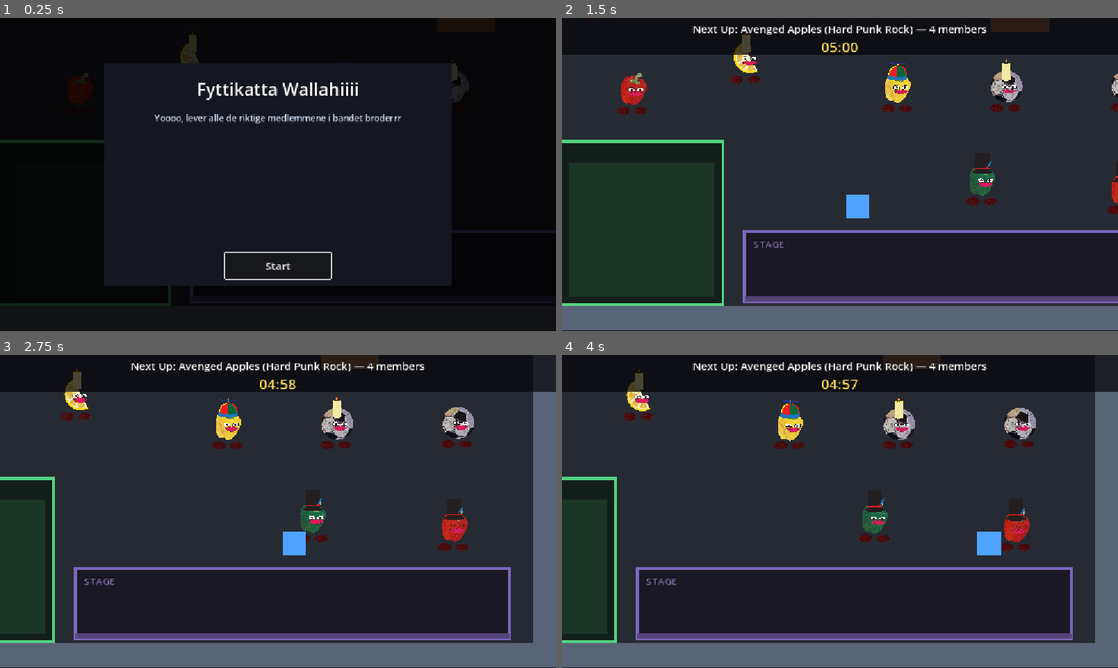
Above: before the commit, frames 1-4 (two rows, left to right).
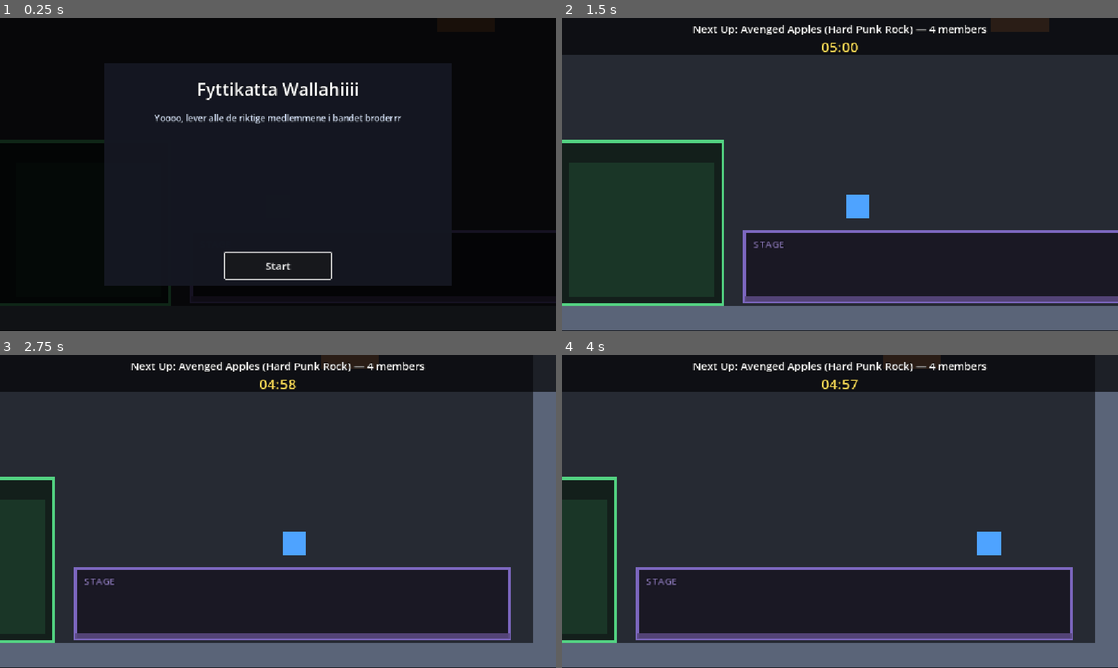
Above: after the commit, the same moments.

Repository: hexahigh/cool-game-project
Game: Godot game, scene res://scenes/main.tscn
Same seed, same stepped clock (60 frames per second), same inputs: the game is played once before the commit and once after it.
Inputs (mouse positions are in pixels of both pictures, inside the frame that each line leads up to):
- Up to frame 1 (0.25 s): no input
- Up to frame 2 (1.5 s): click "Start" at 0.5 s; tap Enter at 1.25 s; move the mouse to (962, 158) at 1.27 s; hold D (move_right) from 1.28 s (still down); click (962, 158) at 1.42 s
- Up to frame 3 (2.75 s): release D (move_right) at 2 s; drag from (166, 527) to (250, 574) at 2.02 s
- Up to frame 4 (4 s): move the mouse to (895, 442) at 2.77 s; hold D (move_right) 2.78-3.5 s; drag from (812, 574) to (673, 464) at 3.52 s

The runs differ from the first frame. In frame 1, 0.6% of the frame differs, in the area x 12-85%, y 3-28%; in frame 2, 2.4%; in frame 3, 2.7%; in frame 4, 2.7%, in the area x 11-86%, y 4-63%.

Commit message:
Add backflip

Diff:
--- a/entities/band_member.tscn
+++ b/entities/band_member.tscn
@@ -248,6 +248,286 @@
 "handle_modes": PackedInt32Array(0),
 "points": PackedFloat32Array(0, -0.25, 0, 0.25, 0),
 "times": PackedFloat32Array(0)
+}
+tracks/22/type = "bezier"
+tracks/22/imported = false
+tracks/22/enabled = true
+tracks/22/path = NodePath("body:scale:x")
+tracks/22/interp = 1
+tracks/22/loop_wrap = true
+tracks/22/keys = {
+"handle_modes": PackedInt32Array(0),
+"points": PackedFloat32Array(0.045, -0.25, 0, 0.25, 0),
+"times": PackedFloat32Array(0)
+}
+tracks/23/type = "bezier"
+tracks/23/imported = false
+tracks/23/enabled = true
+tracks/23/path = NodePath("body:scale:y")
+tracks/23/interp = 1
+tracks/23/loop_wrap = true
+tracks/23/keys = {
+"handle_modes": PackedInt32Array(0),
+"points": PackedFloat32Array(0.045, -0.25, 0, 0.25, 0),
+"times": PackedFloat32Array(0)
+}
+tracks/24/type = "bezier"
+tracks/24/imported = false
+tracks/24/enabled = true
+tracks/24/path = NodePath("body/accessory:scale:x")
+tracks/24/interp = 1
+tracks/24/loop_wrap = true
+tracks/24/keys = {
+"handle_modes": PackedInt32Array(0),
+"points": PackedFloat32Array(0.6302084, -0.25, 0, 0.25, 0),
+"times": PackedFloat32Array(0)
+}
+tracks/25/type = "bezier"
+tracks/25/imported = false
+tracks/25/enabled = true
+tracks/25/path = NodePath("body/accessory:scale:y")
+tracks/25/interp = 1
+tracks/25/loop_wrap = true
+tracks/25/keys = {
+"handle_modes": PackedInt32Array(0),
+"points": PackedFloat32Array(0.71701396, -0.25, 0, 0.25, 0),
+"times": PackedFloat32Array(0)
+}
+
+[sub_resource type="Animation" id="Animation_ne58e"]
+resource_name = "backflip"
+length = 3.0000000000000004
+loop_mode = 1
+tracks/0/type = "bezier"
+tracks/0/imported = false
+tracks/0/enabled = true
+tracks/0/path = NodePath(".:position:x")
+tracks/0/interp = 1
+tracks/0/loop_wrap = true
+tracks/0/keys = {
+"handle_modes": PackedInt32Array(0, 0, 0, 0, 0),
+"points": PackedFloat32Array(0, -0.25, 0, 0.25, 0, 0, -0.25, 0, 0.25, 0, 0, -0.095, 0, 0, 0, 0, -0.25, 0, 0.25, 0, 0, -0.25, 0, 0.25, 0),
+"times": PackedFloat32Array(0, 0.46666667, 0.73333335, 2.5333333, 3)
+}
+tracks/1/type = "bezier"
+tracks/1/imported = false
+tracks/1/enabled = true
+tracks/1/path = NodePath(".:position:y")
+tracks/1/interp = 1
+tracks/1/loop_wrap = true
+tracks/1/keys = {
+"handle_modes": PackedInt32Array(0, 0, 0, 0, 0),
+"points": PackedFloat32Array(0, -0.25, 0, 0.25, 0, 0, -0.25, 0, 0.25, 0, -16.76, -0.095, 2.7933333, 0, 0, 0, -0.25, 0, 0.25, 0, 0, -0.25, 0, 0.25, 0),
+"times": PackedFloat32Array(0, 0.46666667, 0.73333335, 2.5333333, 3)
+}
+tracks/2/type = "bezier"
+tracks/2/imported = false
+tracks/2/enabled = true
+tracks/2/path = NodePath("right_foot:position:x")
+tracks/2/interp = 1
+tracks/2/loop_wrap = true
+tracks/2/keys = {
+"handle_modes": PackedInt32Array(0, 0, 2, 0, 0, 0),
+"points": PackedFloat32Array(2.9999995, -0.25, 0, 0.25, 0, 2.9999995, -0.25, 0, 0.25, 0, 1.6643419, -0.036666673, 0.22260961, 0, 0, 1.6643419, -0.036666673, 0.22260961, 0, 0, 2.9999995, -0.25, 0, 0.25, 0, 2.9999995, -0.25, 0, 0.25, 0),
+"times": PackedFloat32Array(0, 0.6, 0.97, 1.6933334, 2.6666665, 3)
+}
+tracks/3/type = "bezier"
+tracks/3/imported = false
+tracks/3/enabled = true
+tracks/3/path = NodePath("right_foot:position:y")
+tracks/3/interp = 1
+tracks/3/loop_wrap = true
+tracks/3/keys = {
+"handle_modes": PackedInt32Array(0, 0, 2, 0, 0, 0),
+"points": PackedFloat32Array(-3.0000002, -0.25, 0, 0.25, 0, -3.0000002, -0.25, 0, 0.25, 0, -20.850712, -0.036666673, 2.9751186, 0, 0, -20.850712, -0.036666673, 2.9751186, 0, 0, -3.0000002, -0.25, 0, 0.25, 0, -3.0000002, -0.25, 0, 0.25, 0),
+"times": PackedFloat32Array(0, 0.6, 0.97, 1.6933334, 2.6666665, 3)
+}
+tracks/4/type = "bezier"
+tracks/4/imported = false
+tracks/4/enabled = true
+tracks/4/path = NodePath("body:position:x")
+tracks/4/interp = 1
+tracks/4/loop_wrap = true
+tracks/4/keys = {
+"handle_modes": PackedInt32Array(0, 0, 2, 0, 0, 0),
+"points": PackedFloat32Array(-8.000001, -0.25, 0, 0.25, 0, -7.999999, -0.10000001, -3.1789145e-07, 0, 0, -8, -0.09888889, 1.5894572e-07, 0, 0, -8, -0.09888889, 1.5894572e-07, 0, 0, -7.999999, -0.10000001, -3.1789145e-07, 0, 0, -8.000001, -0.25, 0, 0.25, 0),
+"times": PackedFloat32Array(0, 0.36666667, 0.96, 2.05, 2.4333332, 3)
+}
+tracks/5/type = "bezier"
+tracks/5/imported = false
+tracks/5/enabled = true
+tracks/5/path = NodePath("body:position:y")
+tracks/5/interp = 1
+tracks/5/loop_wrap = true
+tracks/5/keys = {
+"handle_modes": PackedInt32Array(0, 0, 2, 0, 0, 0),
+"points": PackedFloat32Array(-13.999996, -0.25, 0, 0.25, 0, -3.999999, -0.10000001, -1.6666662, 0, 0, -23.485, -0.09888889, 3.2475002, 0, 0, -23.485, -0.09888889, 3.2475002, 0, 0, -3.999999, -0.10000001, -1.6666662, 0, 0, -13.999996, -0.25, 0, 0.25, 0),
+"times": PackedFloat32Array(0, 0.36666667, 0.96, 2.05, 2.4333332, 3)
+}
+tracks/6/type = "bezier"
+tracks/6/imported = false
+tracks/6/enabled = true
+tracks/6/path = NodePath("body:rotation")
+tracks/6/interp = 1
+tracks/6/loop_wrap = true
+tracks/6/keys = {
+"handle_modes": PackedInt32Array(0, 0, 0, 0, 0),
+"points": PackedFloat32Array(0, -0.25, 0, 0.25, 0, 0.18151425, -0.065, -0.030252375, 0, 0, 0.18151425, -0.065, -0.030252375, 0, 0, 0, -0.065, -0.030252375, 0, 0, 0, -0.25, 0, 0.25, 0),
+"times": PackedFloat32Array(0, 0.39, 1.6333333, 2.2, 3)
+}
+tracks/7/type = "bezier"
+tracks/7/imported = false
+tracks/7/enabled = true
+tracks/7/path = NodePath("left_foot:position:x")
+tracks/7/interp = 1
+tracks/7/loop_wrap = true
+tracks/7/keys = {
+"handle_modes": PackedInt32Array(0, 0, 0, 0, 0, 0),
+"points": PackedFloat32Array(-6.9999995, -0.25, 0, 0.25, 0, -6.9999995, -0.25, 0, 0.25, 0, 3.0369773, -0.039444447, -1.6728295, 0, 0, 3.0369773, -0.039444447, -1.6728295, 0, 0, -6.9999995, -0.25, 0, 0.25, 0, -6.9999995, -0.25, 0, 0.25, 0),
+"times": PackedFloat32Array(0, 0.56666666, 1, 1.6933334, 2.6333332, 3)
+}
+tracks/8/type = "bezier"
+tracks/8/imported = false
+tracks/8/enabled = true
+tracks/8/path = NodePath("left_foot:position:y")
+tracks/8/interp = 1
+tracks/8/loop_wrap = true
+tracks/8/keys = {
+"handle_modes": PackedInt32Array(0, 0, 0, 0, 0, 0),
+"points": PackedFloat32Array(-2, -0.25, 0, 0.25, 0, -2, -0.25, 0, 0.25, 0, -20.510313, -0.039444447, 3.0850523, 0, 0, -20.510313, -0.039444447, 3.0850523, 0, 0, -2, -0.25, 0, 0.25, 0, -2, -0.25, 0, 0.25, 0),
+"times": PackedFloat32Array(0, 0.56666666, 1, 1.6933334, 2.6333332, 3)
+}
+tracks/9/type = "bezier"
+tracks/9/imported = false
+tracks/9/enabled = true
+tracks/9/path = NodePath(".:rotation")
+tracks/9/interp = 1
+tracks/9/loop_wrap = true
+tracks/9/keys = {
+"handle_modes": PackedInt32Array(0, 0, 0, 0, 0, 2, 2, 0),
+"points": PackedFloat32Array(6.2831855, -0.25, 0, 0.25, 0, 6.2831855, -0.25, 0, 0.25, 0, 6.2831855, -0.09, 0, 0, 0, 6.2831855, -0.09, 0, 0, 0, -0.18151425, -0.25166667, 1.0774499, 0, 0, 0, -0.1077778, -0.013338549, 0.13666666, 0.016913826, 0, -0.044999998, 0, 0.09166666, 0, 0, -0.044999998, 0, 0.09166666, 0),
+"times": PackedFloat32Array(0, 0.46666667, 0.7733334, 0.96666664, 1.5333333, 2.18, 2.45, 3)
+}
+tracks/10/type = "bezier"
+tracks/10/imported = false
+tracks/10/enabled = true
+tracks/10/path = NodePath(".:scale:x")
+tracks/10/interp = 1
+tracks/10/loop_wrap = true
+tracks/10/keys = {
+"handle_modes": PackedInt32Array(0, 0, 0, 0, 0),
+"points": PackedFloat32Array(1, -0.25, 0, 0.25, 0, 1, -0.105000004, 0, 0, 0, 1, -0.098333344, 0, 0, 0, 1, -0.105000004, 0, 0, 0, 1, -0.25, 0, 0.25, 0),
+"times": PackedFloat32Array(0, 0.39666665, 0.9, 2.4633331, 3)
+}
+tracks/11/type = "bezier"
+tracks/11/imported = false
+tracks/11/enabled = true
+tracks/11/path = NodePath(".:scale:y")
+tracks/11/interp = 1
+tracks/11/loop_wrap = true
+tracks/11/keys = {
+"handle_modes": PackedInt32Array(0, 0, 0, 0, 0),
+"points": PackedFloat32Array(1, -0.25, 0, 0.25, 0, 0.8, -0.105000004, 0.03333333, 0, 0, 1, -0.098333344, -0.03333333, 0, 0, 0.8, -0.105000004, 0.03333333, 0, 0, 1, -0.25, 0, 0.25, 0),
+"times": PackedFloat32Array(0, 0.39666665, 0.9, 2.4633331, 3)
+}
+tracks/12/type = "bezier"
+tracks/12/imported = false
+tracks/12/enabled = true
+tracks/12/path = NodePath("body:scale:x")
+tracks/12/interp = 1
+tracks/12/loop_wrap = true
+tracks/12/keys = {
+"handle_modes": PackedInt32Array(0, 0),
+"points": PackedFloat32Array(0.045, -0.25, 0, 0.25, 0, 0.045, -0.25, 0, 0.25, 0),
+"times": PackedFloat32Array(0, 3)
+}
+tracks/13/type = "bezier"
+tracks/13/imported = false
+tracks/13/enabled = true
+tracks/13/path = NodePath("body:scale:y")
+tracks/13/interp = 1
+tracks/13/loop_wrap = true
+tracks/13/keys = {
+"handle_modes": PackedInt32Array(0, 0),
+"points": PackedFloat32Array(0.045, -0.25, 0, 0.25, 0, 0.045, -0.25, 0, 0.25, 0),
+"times": PackedFloat32Array(0, 3)
+}
+tracks/14/type = "bezier"
+tracks/14/imported = false
+tracks/14/enabled = true
+tracks/14/path = NodePath("body/accessory:position:x")
+tracks/14/interp = 1
+tracks/14/loop_wrap = true
+tracks/14/keys = {
+"handle_modes": PackedInt32Array(0, 0, 0, 0, 0, 0),
+"points": PackedFloat32Array(155.55554, -0.25, 0, 0.25, 0, 155.55554, -0.25, 0, 0.25, 0, 202.15807, -0.085, -7.767088, 0, 0, 202.15807, -0.085, -7.767088, 0, 0, 155.55554, -0.25, 0, 0.25, 0, 155.55554, -0.25, 0, 0.25, 0),
+"times": PackedFloat32Array(0, 0.3, 1.4333333, 1.9, 2.6666667, 3)
+}
+tracks/15/type = "bezier"
+tracks/15/imported = false
+tracks/15/enabled = true
+tracks/15/path = NodePath("body/accessory:position:y")
+tracks/15/interp = 1
+tracks/15/loop_wrap = true
+tracks/15/keys = {
+"handle_modes": PackedInt32Array(0, 0, 0, 0, 0, 0),
+"points": PackedFloat32Array(-600, -0.25, 0, 0.25, 0, -600, -0.25, 0, 0.25, 0, -503.02673, -0.085, -16.16221, 0, 0, -503.02673, -0.085, -16.16221, 0, 0, -600, -0.25, 0, 0.25, 0, -600, -0.25, 0, 0.25, 0),
+"times": PackedFloat32Array(0, 0.3, 1.4333333, 1.9, 2.6666667, 3)
+}
+tracks/16/type = "bezier"
+tracks/16/imported = false
+tracks/16/enabled = true
+tracks/16/path = NodePath("body/accessory:rotation")
+tracks/16/interp = 1
+tracks/16/loop_wrap = true
+tracks/16/keys = {
+"handle_modes": PackedInt32Array(0, 0, 0, 0, 0, 0),
+"points": PackedFloat32Array(0, -0.25, 0, 0.25, 0, 0, -0.25, 0, 0.25, 0, 0.60634094, -0.085, -0.10105682, 0, 0, 0.60634094, -0.085, -0.10105682, 0, 0, 0, -0.25, 0, 0.25, 0, 0, -0.25, 0, 0.25, 0),
+"times": PackedFloat32Array(0, 0.3, 1.4333333, 1.9, 2.6666667, 3)
+}
+tracks/17/type = "bezier"
+tracks/17/imported = false
+tracks/17/enabled = true
+tracks/17/path = NodePath("body/accessory:scale:x")
+tracks/17/interp = 1
+tracks/17/loop_wrap = true
+tracks/17/keys = {
+"handle_modes": PackedInt32Array(0, 0),
+"points": PackedFloat32Array(0.6302084, -0.25, 0, 0.25, 0, 0.6302084, -0.25, 0, 0.25, 0),
+"times": PackedFloat32Array(0, 3)
+}
+tracks/18/type = "bezier"
+tracks/18/imported = false
+tracks/18/enabled = true
+tracks/18/path = NodePath("body/accessory:scale:y")
+tracks/18/interp = 1
+tracks/18/loop_wrap = true
+tracks/18/keys = {
+"handle_modes": PackedInt32Array(0, 0),
+"points": PackedFloat32Array(0.71701396, -0.25, 0, 0.25, 0, 0.71701396, -0.25, 0, 0.25, 0),
+"times": PackedFloat32Array(0, 3)
+}
+tracks/19/type = "bezier"
+tracks/19/imported = false
+tracks/19/enabled = true
+tracks/19/path = NodePath("body/eyes:scale:x")
+tracks/19/interp = 1
+tracks/19/loop_wrap = true
+tracks/19/keys = {
+"handle_modes": PackedInt32Array(0, 0, 2, 0, 2, 0),
+"points": PackedFloat32Array(1, -0.25, 0, 0.25, 0, 1, -0.25, 0, 0.25, 0, 1, -0.075, 0, 0.28611112, 0, 1, -0.25, 0, 0.25, 0, 1, -0.07722221, 0, 0.11166668, 0, 1, -0.25, 0, 0.25, 0),
+"times": PackedFloat32Array(0, 0.3, 0.75, 1.8666667, 2.33, 3)
+}
+tracks/20/type = "bezier"
+tracks/20/imported = false
+tracks/20/enabled = true
+tracks/20/path = NodePath("body/eyes:scale:y")
+tracks/20/interp = 1
+tracks/20/loop_wrap = true
+tracks/20/keys = {
+"handle_modes": PackedInt32Array(0, 0, 2, 0, 2, 0),
+"points": PackedFloat32Array(1, -0.25, 0, 0.25, 0, 1, -0.25, 0, 0.25, 0, 0.2, -0.075, 0, 0.28611112, 0, 1, -0.25, 0, 0.25, 0, 2.02, -0.07722221, 0, 0.11166668, 0, 1, -0.25, 0, 0.25, 0),
+"times": PackedFloat32Array(0, 0.3, 0.75, 1.8666667, 2.33, 3)
 }
 
 [sub_resource type="Animation" id="Animation_gw1md"]
@@ -495,6 +775,230 @@
 "handle_modes": PackedInt32Array(0, 2, 0),
 "points": PackedFloat32Array(1, -0.25, 0, 0.25, 0, 0.9, -0.12222223, 0, 0.12777779, 0, 1, -0.23888889, 0.16666667, 0, 0),
 "times": PackedFloat32Array(0, 0.73333335, 1.5)
+}
+
+[sub_resource type="Animation" id="Animation_fo42f"]
+resource_name = "dancing_2"
+length = 3.0000000000000004
+tracks/0/type = "bezier"
+tracks/0/imported = false
+tracks/0/enabled = true
+tracks/0/path = NodePath(".:position:x")
+tracks/0/interp = 1
+tracks/0/loop_wrap = true
+tracks/0/keys = {
+"handle_modes": PackedInt32Array(0, 0),
+"points": PackedFloat32Array(0, -0.25, 0, 0.25, 0, 0, -0.25, 0, 0.25, 0),
+"times": PackedFloat32Array(0, 1.2666667)
+}
+tracks/1/type = "bezier"
+tracks/1/imported = false
+tracks/1/enabled = true
+tracks/1/path = NodePath(".:position:y")
+tracks/1/interp = 1
+tracks/1/loop_wrap = true
+tracks/1/keys = {
+"handle_modes": PackedInt32Array(0, 0),
+"points": PackedFloat32Array(0, -0.25, 0, 0.25, 0, 0, -0.25, 0, 0.25, 0),
+"times": PackedFloat32Array(0, 1.2666667)
+}
+tracks/2/type = "bezier"
+tracks/2/imported = false
+tracks/2/enabled = true
+tracks/2/path = NodePath(".:rotation")
+tracks/2/interp = 1
+tracks/2/loop_wrap = true
+tracks/2/keys = {
+"handle_modes": PackedInt32Array(0, 0),
+"points": PackedFloat32Array(0, -0.25, 0, 0.25, 0, 0, -0.25, 0, 0.25, 0),
+"times": PackedFloat32Array(0, 1.2666667)
+}
+tracks/3/type = "bezier"
+tracks/3/imported = false
+tracks/3/enabled = true
+tracks/3/path = NodePath("right_foot:position:x")
+tracks/3/interp = 1
+tracks/3/loop_wrap = true
+tracks/3/keys = {
+"handle_modes": PackedInt32Array(0, 0, 0, 0),
+"points": PackedFloat32Array(2.9999995, -0.25, 0, 0.25, 0, 2.9999995, -0.25, 0, 0.25, 0, 12, -0.072189316, -1.5, 0, 0, 2.9999995, -0.25, 0, 0.25, 0),
+"times": PackedFloat32Array(0, 1.2666667, 1.6998025, 2.7666667)
+}
+tracks/4/type = "bezier"
+tracks/4/imported = false
+tracks/4/enabled = true
+tracks/4/path = NodePath("right_foot:position:y")
+tracks/4/interp = 1
+tracks/4/loop_wrap = true
+tracks/4/keys = {
+"handle_modes": PackedInt32Array(0, 0, 0, 0),
+"points": PackedFloat32Array(-3.0000002, -0.25, 0, 0.25, 0, -3.0000002, -0.25, 0, 0.25, 0, -4, -0.072189316, 0.16666663, 0, 0, -3.0000002, -0.25, 0, 0.25, 0),
+"times": PackedFloat32Array(0, 1.2666667, 1.6998025, 2.7666667)
+}
+tracks/5/type = "bezier"
+tracks/5/imported = false
+tracks/5/enabled = true
+tracks/5/path = NodePath("right_foot:rotation")
+tracks/5/interp = 1
+tracks/5/loop_wrap = true
+tracks/5/keys = {
+"handle_modes": PackedInt32Array(0, 0, 0),
+"points": PackedFloat32Array(0, -0.25, 0, 0.25, 0, 0, -0.25, 0, 0.25, 0, 0, -0.25, 0, 0.25, 0),
+"times": PackedFloat32Array(0, 1.2666667, 2.7666667)
+}
+tracks/6/type = "bezier"
+tracks/6/imported = false
+tracks/6/enabled = true
+tracks/6/path = NodePath("body:position:x")
+tracks/6/interp = 1
+tracks/6/loop_wrap = true
+tracks/6/keys = {
+"handle_modes": PackedInt32Array(0, 0, 0, 0),
+"points": PackedFloat32Array(-8.000001, -0.25, 0, 0.25, 0, -8.000001, -0.25, 0, 0.25, 0, -7.999999, -0.071172565, -3.1789145e-07, 0, 0, -8.000001, -0.25, 0, 0.25, 0),
+"times": PackedFloat32Array(0, 1.2666667, 1.693702, 2.7666667)
+}
+tracks/7/type = "bezier"
+tracks/7/imported = false
+tracks/7/enabled = true
+tracks/7/path = NodePath("body:position:y")
+tracks/7/interp = 1
+tracks/7/loop_wrap = true
+tracks/7/keys = {
+"handle_modes": PackedInt32Array(0, 0, 0, 0),
+"points": PackedFloat32Array(-13.999996, -0.25, 0, 0.25, 0, -13.999996, -0.25, 0, 0.25, 0, -3.999999, -0.071172565, -1.6666662, 0, 0, -13.999996, -0.25, 0, 0.25, 0),
+"times": PackedFloat32Array(0, 1.2666667, 1.693702, 2.7666667)
+}
+tracks/8/type = "bezier"
+tracks/8/imported = false
+tracks/8/enabled = true
+tracks/8/path = NodePath("body:rotation")
+tracks/8/interp = 1
+tracks/8/loop_wrap = true
+tracks/8/keys = {
+"handle_modes": PackedInt32Array(0, 0, 0, 0),
+"points": PackedFloat32Array(0, 0, 0, 0.0848987, 0, 0, 0, 0, 0.0848987, 0, 0.18151425, -0.071172565, -0.030252375, 0, 0, 0, 0, 0, 0.0848987, 0),
+"times": PackedFloat32Array(0, 1.2666667, 1.693702, 2.7666667)
+}
+tracks/9/type = "bezier"
+tracks/9/imported = false
+tracks/9/enabled = true
+tracks/9/path = NodePath("left_foot:position:x")
+tracks/9/interp = 1
+tracks/9/loop_wrap = true
+tracks/9/keys = {
+"handle_modes": PackedInt32Array(0, 0, 0, 0),
+"points": PackedFloat32Array(-6.9999995, -0.25, 0, 0.25, 0, -6.9999995, -0.25, 0, 0.25, 0, -17, -0.072189316, 1.6666666, 0, 0, -6.9999995, -0.25, 0, 0.25, 0),
+"times": PackedFloat32Array(0, 1.2666667, 1.6998025, 2.7666667)
+}
+tracks/10/type = "bezier"
+tracks/10/imported = false
+tracks/10/enabled = true
+tracks/10/path = NodePath("left_foot:position:y")
+tracks/10/interp = 1
+tracks/10/loop_wrap = true
+tracks/10/keys = {
+"handle_modes": PackedInt32Array(0, 0, 0, 0),
+"points": PackedFloat32Array(-2, -0.25, 0, 0.25, 0, -2, -0.25, 0, 0.25, 0, -2, -0.072189316, 0, 0, 0, -2, -0.25, 0, 0.25, 0),
+"times": PackedFloat32Array(0, 1.2666667, 1.6998025, 2.7666667)
+}
+tracks/11/type = "bezier"
+tracks/11/imported = false
+tracks/11/enabled = true
+tracks/11/path = NodePath("left_foot:rotation")
+tracks/11/interp = 1
+tracks/11/loop_wrap = true
+tracks/11/keys = {
+"handle_modes": PackedInt32Array(0, 0, 0),
+"points": PackedFloat32Array(0, -0.25, 0, 0.25, 0, 0, -0.25, 0, 0.25, 0, 0, -0.25, 0, 0.25, 0),
+"times": PackedFloat32Array(0, 1.2666667, 2.7666667)
+}
+tracks/12/type = "bezier"
+tracks/12/imported = false
+tracks/12/enabled = true
+tracks/12/path = NodePath("body/accessory:position:x")
+tracks/12/interp = 1
+tracks/12/loop_wrap = true
+tracks/12/keys = {
+"handle_modes": PackedInt32Array(0, 0, 0, 0),
+"points": PackedFloat32Array(155.55554, 0, 0, 0.08540708, 0, 155.55554, 0, 0, 0.08540708, 0, 200, -0.08286521, -7.40741, 0, 0, 155.55554, 0, 0, 0.08540708, 0),
+"times": PackedFloat32Array(0, 1.2666667, 1.7638578, 2.7666667)
+}
+tracks/13/type = "bezier"
+tracks/13/imported = false
+tracks/13/enabled = true
+tracks/13/path = NodePath("body/accessory:position:y")
+tracks/13/interp = 1
+tracks/13/loop_wrap = true
+tracks/13/keys = {
+"handle_modes": PackedInt32Array(0, 0, 0, 0),
+"points": PackedFloat32Array(-600, 0, 0, 0.08540708, 0, -600, 0, 0, 0.08540708, 0, -600, -0.08286521, 0, 0, 0, -600, 0, 0, 0.08540708, 0),
+"times": PackedFloat32Array(0, 1.2666667, 1.7638578, 2.7666667)
+}
+tracks/14/type = "bezier"
+tracks/14/imported = false
+tracks/14/enabled = true
+tracks/14/path = NodePath("body/accessory:rotation")
+tracks/14/interp = 1
+tracks/14/loop_wrap = true
+tracks/14/keys = {
+"handle_modes": PackedInt32Array(0, 0, 0, 0),
+"points": PackedFloat32Array(0, 0, 0, 0.08540708, 0, 0, 0, 0, 0.08540708, 0, 0.44327992, -0.08286521, -0.073879994, 0, 0, 0, 0, 0, 0.08540708, 0),
+"times": PackedFloat32Array(0, 1.2666667, 1.7638578, 2.7666667)
+}
+tracks/15/type = "bezier"
+tracks/15/imported = false
+tracks/15/enabled = true
+tracks/15/path = NodePath("body/eyes:position:x")
+tracks/15/interp = 1
+tracks/15/loop_wrap = true
+tracks/15/keys = {
+"handle_modes": PackedInt32Array(0),
+"points": PackedFloat32Array(244.44446, -0.25, 0, 0.25, 0),
+"times": PackedFloat32Array(1.2666667)
+}
+tracks/16/type = "bezier"
+tracks/16/imported = false
+tracks/16/enabled = true
+tracks/16/path = NodePath("body/eyes:position:y")
+tracks/16/interp = 1
+tracks/16/loop_wrap = true
+tracks/16/keys = {
+"handle_modes": PackedInt32Array(0),
+"points": PackedFloat32Array(-333.33337, -0.25, 0, 0.25, 0),
+"times": PackedFloat32Array(1.2666667)
+}
+tracks/17/type = "bezier"
+tracks/17/imported = false
+tracks/17/enabled = true
+tracks/17/path = NodePath("body/eyes:rotation")
+tracks/17/interp = 1
+tracks/17/loop_wrap = true
+tracks/17/keys = {
+"handle_modes": PackedInt32Array(0),
+"points": PackedFloat32Array(0, -0.25, 0, 0.25, 0),
+"times": PackedFloat32Array(1.2666667)
+}
+tracks/18/type = "bezier"
+tracks/18/imported = false
+tracks/18/enabled = true
+tracks/18/path = NodePath("body/eyes:scale:x")
+tracks/18/interp = 1
+tracks/18/loop_wrap = true
+tracks/18/keys = {
+"handle_modes": PackedInt32Array(0, 0, 0, 0, 0, 0),
+"points": PackedFloat32Array(1, 0, 0, 0.03711141, 0, 1, 0, 0, 0.03711141, 0, 1, -0.049312424, 0, 0.034020912, 0, 1, -0.25, 0, 0.25, 0, 1, -0.25, 0, 0.25, 0, 1, 0, 0, 0.03711141, 0),
+"times": PackedFloat32Array(0, 1.2666667, 1.3666667, 1.9, 2.1584377, 2.7666667)
+}
+tracks/19/type = "bezier"
+tracks/19/imported = false
+tracks/19/enabled = true
+tracks/19/path = NodePath("body/eyes:scale:y")
+tracks/19/interp = 1
+tracks/19/loop_wrap = true
+tracks/19/keys = {
+"handle_modes": PackedInt32Array(0, 0, 0, 0, 0, 0),
+"points": PackedFloat32Array(1, 0, 0, 0.03711141, -0.083333336, 1, 0, 0, 0.03711141, -0.083333336, 0.8, -0.049312424, 0.049312424, 0.034020912, -0.034020912, 0.5, -0.25, 0, 0.25, 0, 0.5, -0.25, 0, 0.25, 0, 1, 0, 0, 0.03711141, -0.083333336),
+"times": PackedFloat32Array(0, 1.2666667, 1.3666667, 1.9, 2.1584377, 2.7666667)
 }
 
 [sub_resource type="Animation" id="Animation_jhqwb"]
@@ -773,13 +1277,15 @@
 [sub_resource type="AnimationLibrary" id="AnimationLibrary_amg7d"]
 _data = {
 &"RESET": SubResource("Animation_amg7d"),
+&"backflip": SubResource("Animation_ne58e"),
 &"dancing_1": SubResource("Animation_gw1md"),
+&"dancing_2": SubResource("Animation_fo42f"),
 &"idle": SubResource("Animation_jhqwb"),
 &"walking": SubResource("Animation_udyt4")
 }
 
 [node name="BandMember" type="Node2D" unique_id=1355637323]
-
+scale = Vector2(1e-05, 1e-05)
 
 [node name="right_foot" type="Sprite2D" parent="." unique_id=1324611511]
 position = Vector2(2.9999995, -3.0000002)
